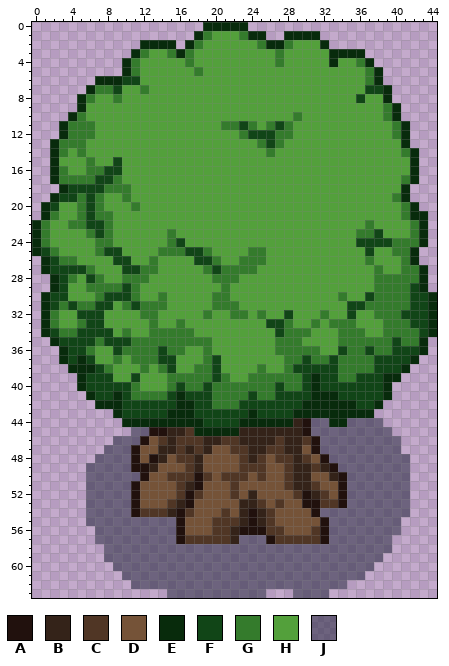
One commit to this pixel-art sprite: src/pictures_map/baum.png. Above: the version before the commit.
The file is 45x64 pixels.
Palette (. is transparent): A #21110d  B #342319  C #503625  D #755338  E #082b0c  F #114517  G #347b2c  H #53a03b  J #171c3180
Once edited:
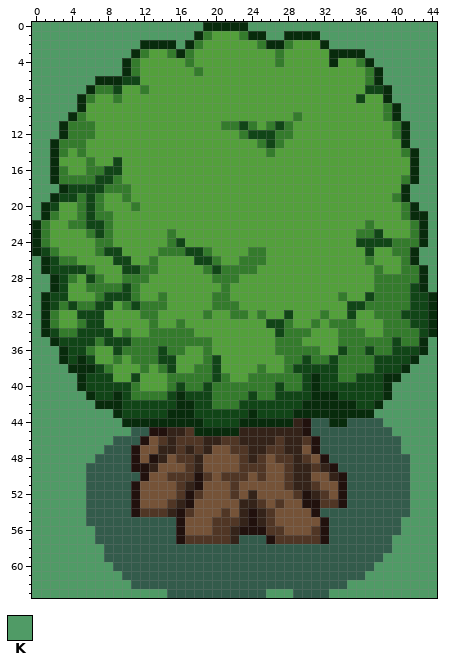
Colours new in this view: K #509b66
Commit: map auswahl geht
From old to new:
Colour J changes from #171c3180 to #335b4b.
The edit adds colour K in row 0 at x 0 to 18 and 24 to 44; in row 1 at x 0 to 17, 26 to 27 and 32 to 44; in row 2 at x 0 to 11, 16 and 33 to 44; in row 3 at x 0 to 10 and 37 to 44; in row 4 at x 0 to 9 and 38 to 44; in row 5 at x 0 to 9 and 39 to 44.
The edit adds colour K in row 6 at x 0 to 6 and 39 to 44; in row 7 at x 0 to 5 and 40 to 44; in row 8 at x 0 to 4 and 40 to 44; in row 9 at x 0 to 4 and 41 to 44; in row 10 at x 0 to 3 and 41 to 44; in rows 11 to 12 at x 0 to 2 and 42 to 44.
The edit adds colour K in row 13 at x 0 to 1 and 42 to 44; in rows 14 to 17 at x 0 to 1 and 43 to 44; in row 18 at x 0 to 2 and 42 to 44; in row 19 at x 0 to 1 and 42 to 44; in row 20 at x 0 and 43 to 44; in row 21 at x 0 and 44.
The edit adds colour K in rows 22 to 24 at x 44; in row 25 at x 43 to 44; in row 26 at x 0 and 43 to 44; in row 27 at x 0 and 44; in rows 28 to 29 at x 0 to 1 and 44; in rows 30 to 34 at x 0.
The edit adds colour K in row 35 at x 0 to 1 and 44; in row 36 at x 0 to 2 and 44; in row 37 at x 0 to 2 and 43 to 44; in row 38 at x 0 to 3 and 42 to 44; in row 39 at x 0 to 4 and 41 to 44; in row 40 at x 0 to 4 and 40 to 44.
The edit adds colour K in row 41 at x 0 to 5 and 40 to 44; in row 42 at x 0 to 6 and 39 to 44; in row 43 at x 0 to 8 and 38 to 44; in row 44 at x 0 to 9 and 39 to 44; in row 45 at x 0 to 10 and 40 to 44; in row 46 at x 0 to 8 and 41 to 44.
The edit adds colour K in row 47 at x 0 to 7 and 41 to 44; in row 48 at x 0 to 6 and 42 to 44; in rows 49 to 54 at x 0 to 5 and 42 to 44; in row 55 at x 0 to 5 and 41 to 44; in row 56 at x 0 to 6 and 41 to 44; in row 57 at x 0 to 6 and 40 to 44.
The edit adds colour K in row 58 at x 0 to 7 and 40 to 44; in row 59 at x 0 to 7 and 39 to 44; in row 60 at x 0 to 8 and 38 to 44; in row 61 at x 0 to 9 and 37 to 44; in row 62 at x 0 to 10 and 35 to 44; in row 63 at x 0 to 14, 26 to 28 and 33 to 44.
Where, in picture pixels (left, top, right, bottom), the same in both pictures:
changed: (32, 22, 437, 598)
